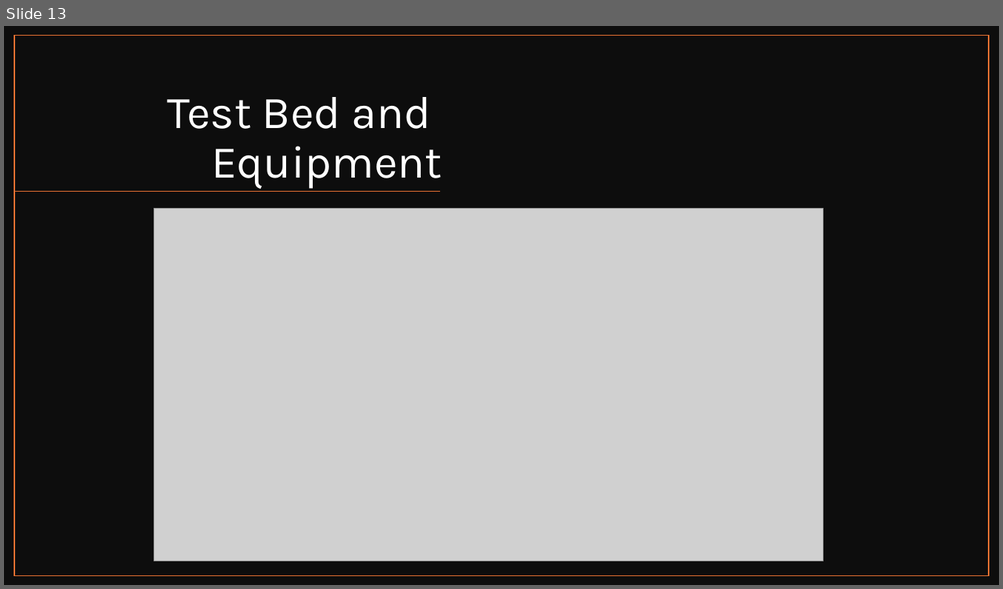
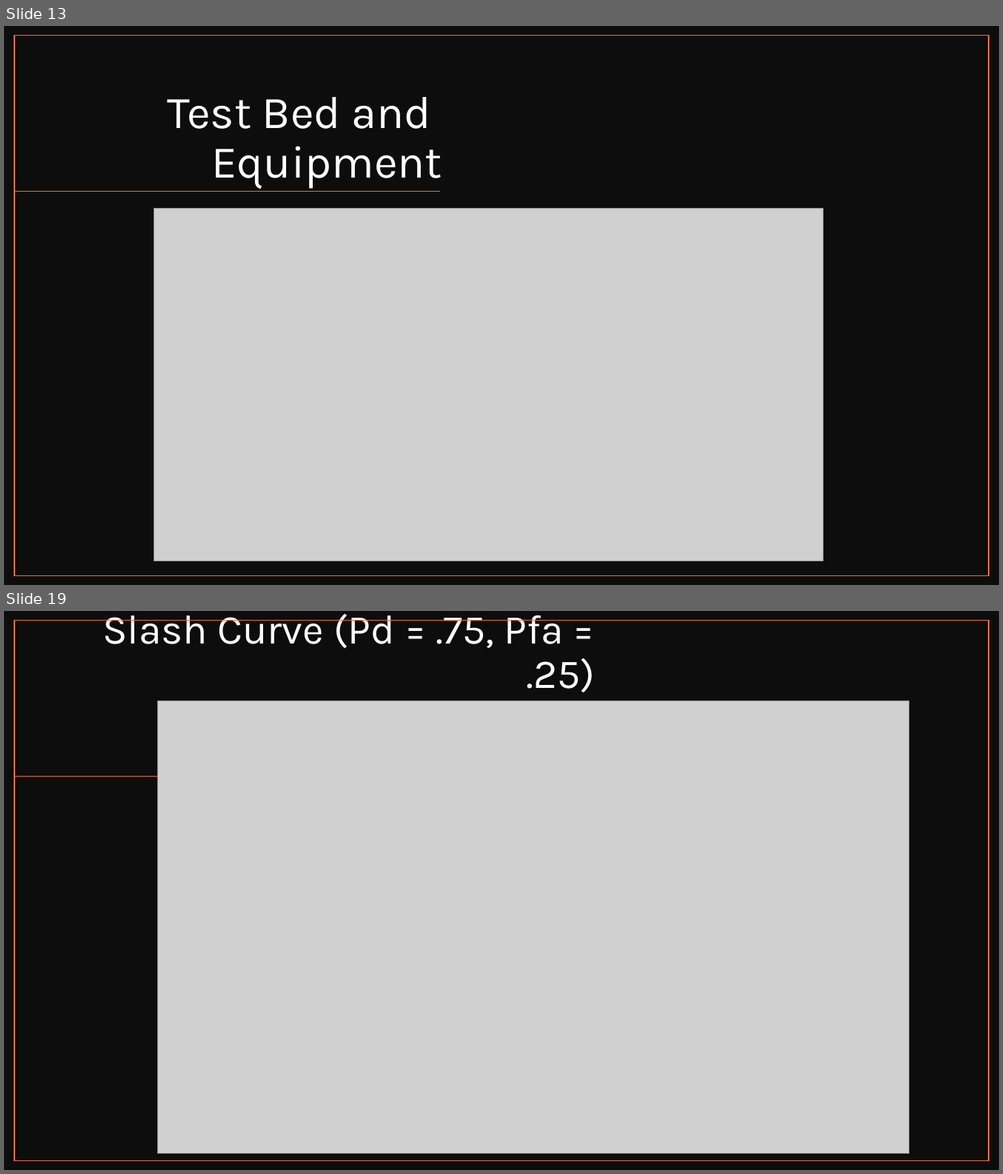
Before and after one commit to Brycycle/WES-CAPSTONE, a slide deck: Capstone Mid-Quarter Update_Bryce Rooney.pptx. Shown one above the other, each under a label of ours: slide 13 before the commit, slides 13 and 19 after it; the slides between them are not shown. The pictures are 1003x589 and 1003x1174 pixels, drawn with LibreOffice and Linux fonts; fonts in the diff are those of the drawing; grey boxes stand for pictures. Boxes give left, top, right and bottom in pixels: in the first picture for what was removed or moved away, otherwise in the second. Text is boxed around its words. In the diff, an @@ line names an element or a change of style, - is before the commit and + after.

```diff
--- a/Capstone Mid-Quarter Update_Bryce Rooney.pptx
+++ b/Capstone Mid-Quarter Update_Bryce Rooney.pptx
@@ slide 19 added at box(4, 611, 999, 1170), background #FFFFFF @@
@@ rectangle added at box(4, 611, 999, 1170), fill #0D0D0D @@
@@ rectangle added at box(14, 621, 989, 1162), outline #E97132 1 pt @@
@@ title added at box(102, 614, 595, 692), 39.6 pt, text #FFFFFF @@
+Slash Curve (Pd = .75, Pfa = .25)
@@ picture added at box(158, 701, 909, 1153) @@
@@ line added from (441, 777) to (14, 777), #E97132 1 pt @@
```
Also in this commit, not shown: 2 slides changed, 7 other slides added.
